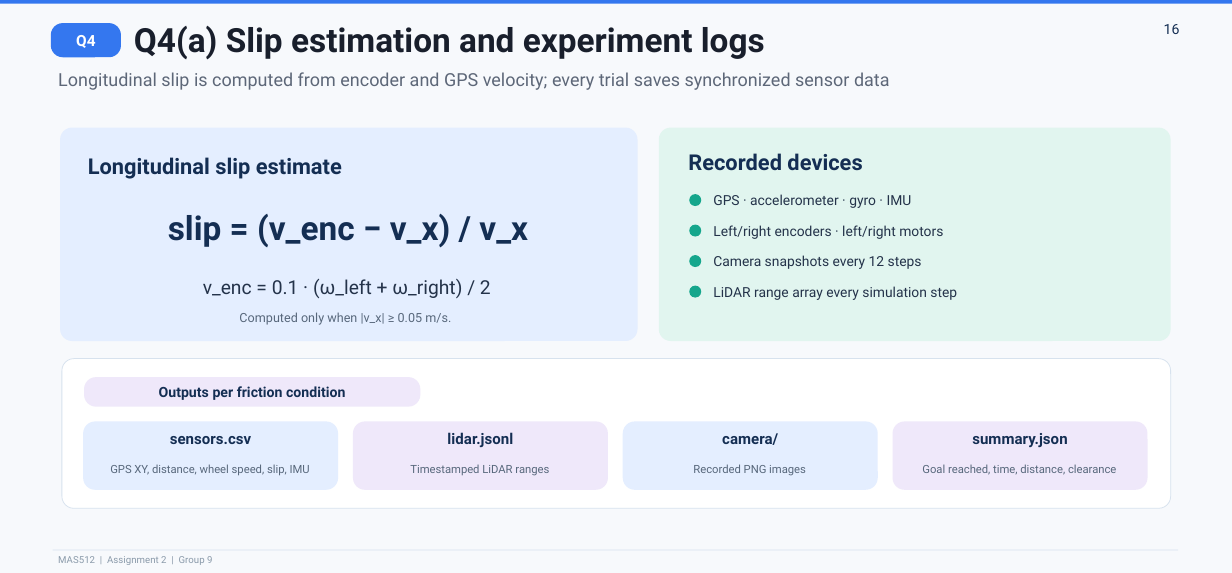
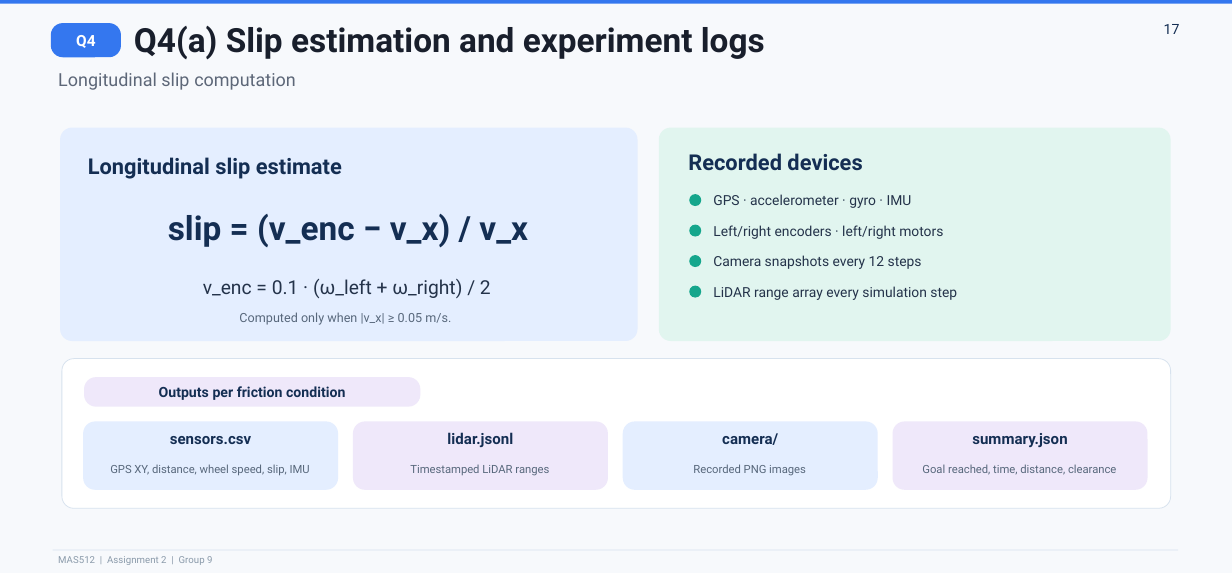
Before and after one commit to hedheddaw-stack/MAS512_Group9, a slide deck: slide 17 of MAS512_Assignment_2_gr9.pptx (slide 16 before the commit). Drawn at 1232x573 pixels with LibreOffice and Linux fonts; fonts in the diff are those of the drawing. Boxes give left, top, right and bottom in pixels: in the first picture for what was removed or moved away, otherwise in the second. Text is boxed around its words. In the diff, an @@ line names an element or a change of style, - is before the commit and + after.

```diff
--- a/MAS512_Assignment_2_gr9.pptx
+++ b/MAS512_Assignment_2_gr9.pptx
@@ text at (x1=1164, y1=24, x2=1180, y2=34): text changed @@
-16
+17
@@ text at (x1=58, y1=72, x2=296, y2=90): text changed @@
-Longitudinal slip is computed from encoder and GPS velocity; every trial saves synchronized sensor data
+Longitudinal slip computation
```
Also in this commit, not shown: 10 other slides changed, 1 slide added, 1 slide removed.
